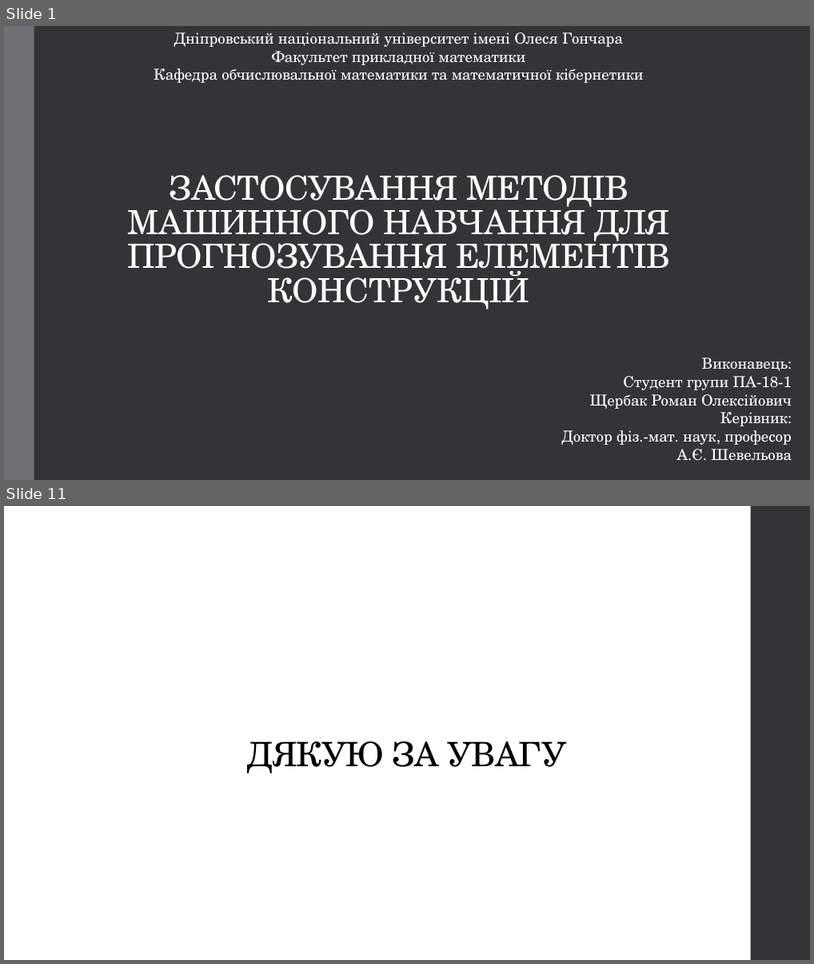
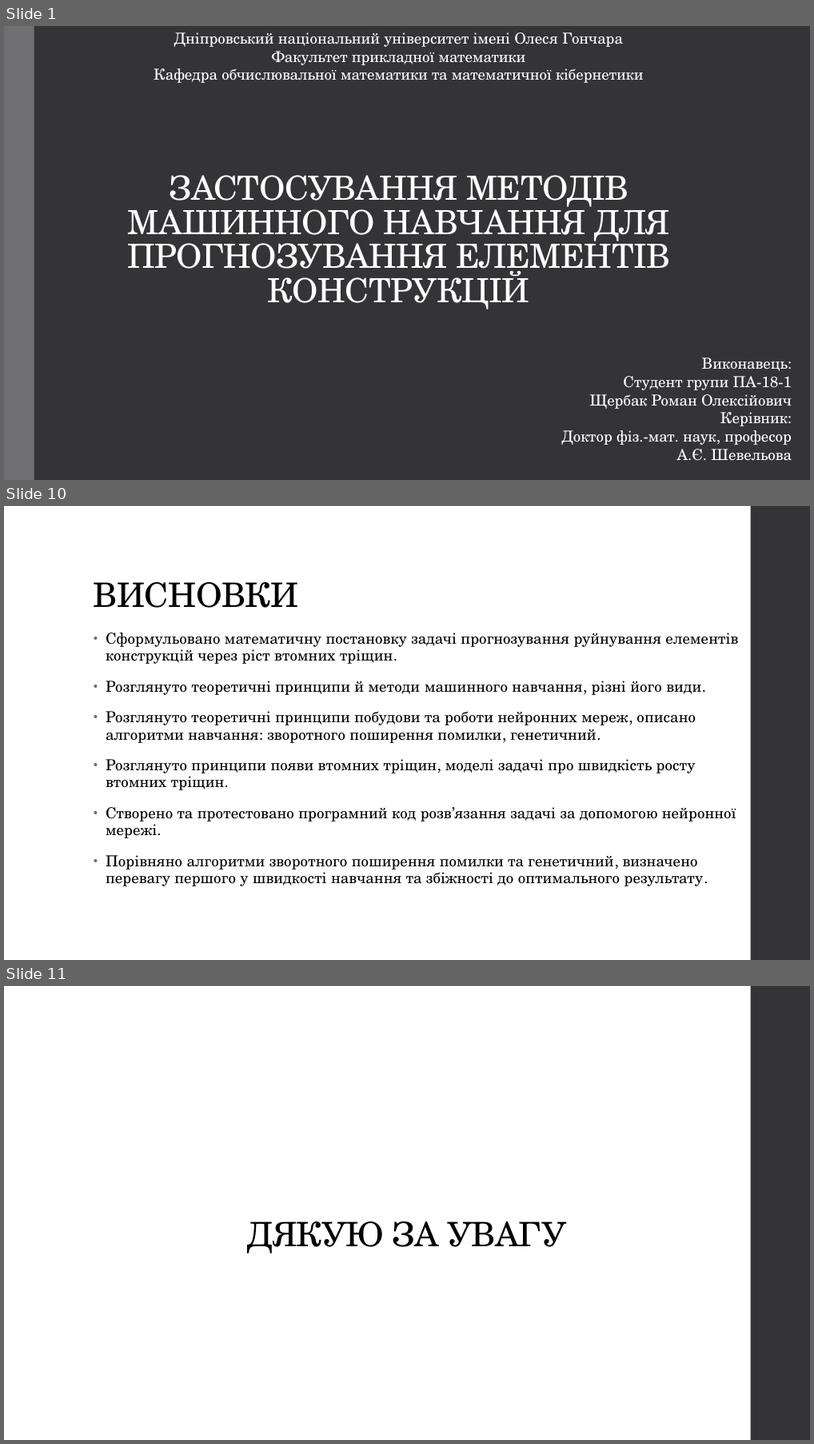
Before and after one commit to Romchyk-S/Thesis, a slide deck: Застосування методів машинного навчання для прогнозування елементів конструкцій.pptx. Shown one above the other, each under a label of ours: slides 1 and 11 before the commit, slides 1, 10 and 11 after it; the slides between them are not shown. The pictures are 814x964 and 814x1444 pixels, drawn with LibreOffice and Linux fonts; fonts in the diff are those of the drawing. Boxes give left, top, right and bottom in pixels: in the first picture for what was removed or moved away, otherwise in the second. Text is boxed around its words. In the diff, an @@ line names an element or a change of style, - is before the commit and + after.

```diff
--- a/Застосування методів машинного навчання для прогнозування елементів конструкцій.pptx
+++ b/Застосування методів машинного навчання для прогнозування елементів конструкцій.pptx
@@ slide 10 added at (4,506,810,960), background #FFFFFF; not listed: 1 template element that a slide beside it also shows @@
@@ title added at (94,582,298,608), 40 pt, text #000000 @@
+ВИСНОВКИ
@@ text added at (106,632,738,886), 18 pt, text #000000 @@
+• Сформульовано математичну постановку задачі прогнозування руйнування елементів конструкцій через ріст втомних тріщин.
+• Розглянуто теоретичні принципи й методи машинного навчання, різні його види.
+• Розглянуто теоретичні принципи побудови та роботи нейронних мереж, описано алгоритми навчання: зворотного поширення помилки, генетичний.
+• Розглянуто принципи появи втомних тріщин, моделі задачі про швидкість росту втомних тріщин.
+• Створено та протестовано програмний код розв’язання задачі за допомогою нейронної мережі.
+• Порівняно алгоритми зворотного поширення помилки та генетичний, визначено перевагу першого у швидкості навчання та збіжності до оптимального результату.
```
Also in this commit, not shown: 3 slides changed, 5 other slides added, 6 slides removed, 2 other files.
